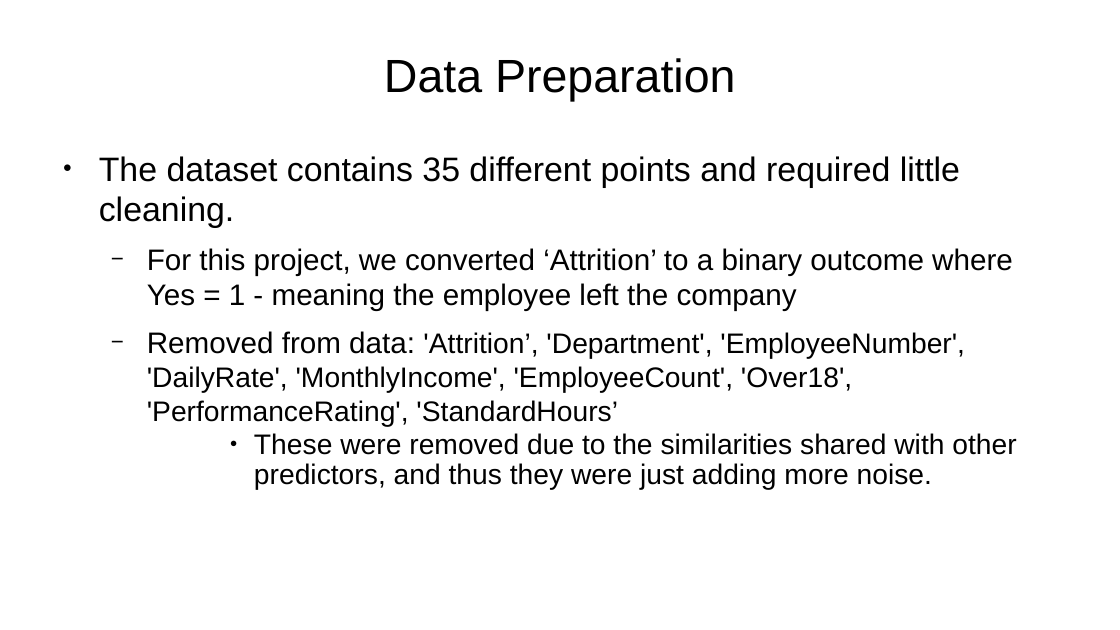
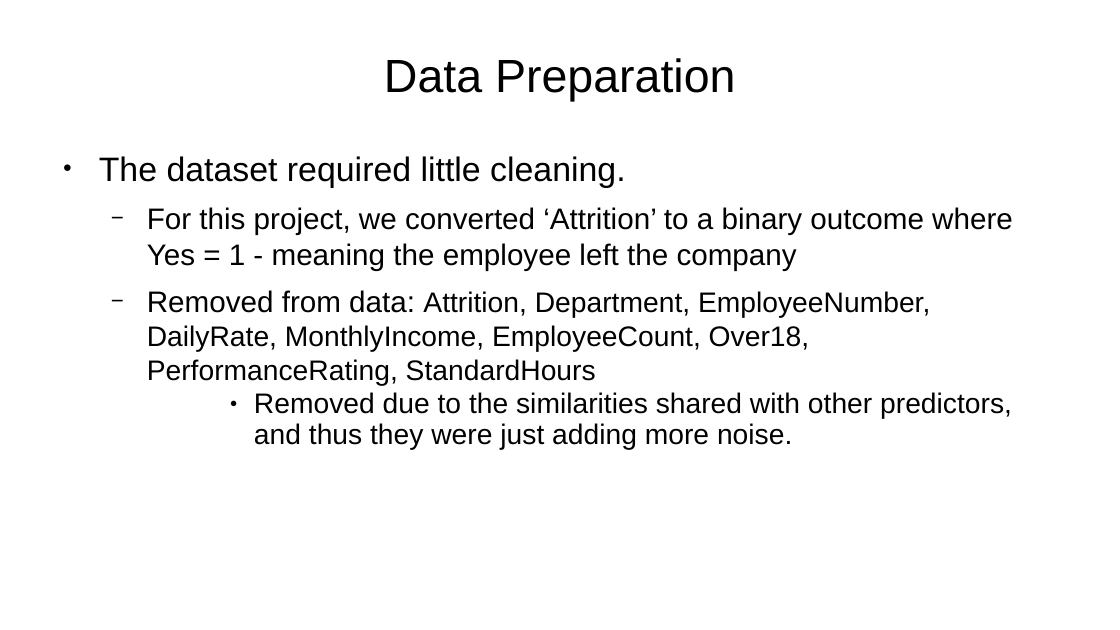
Before and after one commit to sbowler/project-one, a slide deck: slide 5 of presentations/project2_presentation.pptx. Drawn at 1120x630 pixels with LibreOffice and Linux fonts; fonts in the diff are those of the drawing; background and template pictures are left out. Boxes give left, top, right and bottom in pixels: in the first picture for what was removed or moved away, otherwise in the second. Text is boxed around its words. In the diff, an @@ line names an element or a change of style, - is before the commit and + after.

```diff
--- a/presentations/project2_presentation.pptx
+++ b/presentations/project2_presentation.pptx
@@ text at (99, 156, 626, 188): text changed @@
-● The dataset contains 35 different points and required little cleaning.
+● The dataset required little cleaning.
@@ text at (147, 290, 1012, 450): text changed @@
-      − Removed from data: 'Attrition’, 'Department', 'EmployeeNumber', 'DailyRate', 'MonthlyIncome', 'EmployeeCount', 'Over18', 'PerformanceRating', 'StandardHours’
-        ● These were removed due to the similarities shared with other predictors, and thus they were just adding more noise.
+      − Removed from data: Attrition, Department, EmployeeNumber, DailyRate, MonthlyIncome, EmployeeCount, Over18, PerformanceRating, StandardHours
+        ● Removed due to the similarities shared with other predictors, and thus they were just adding more noise.
```
Also in this commit, not shown: 9 other slides changed, 2 slides removed, 2 other files.
